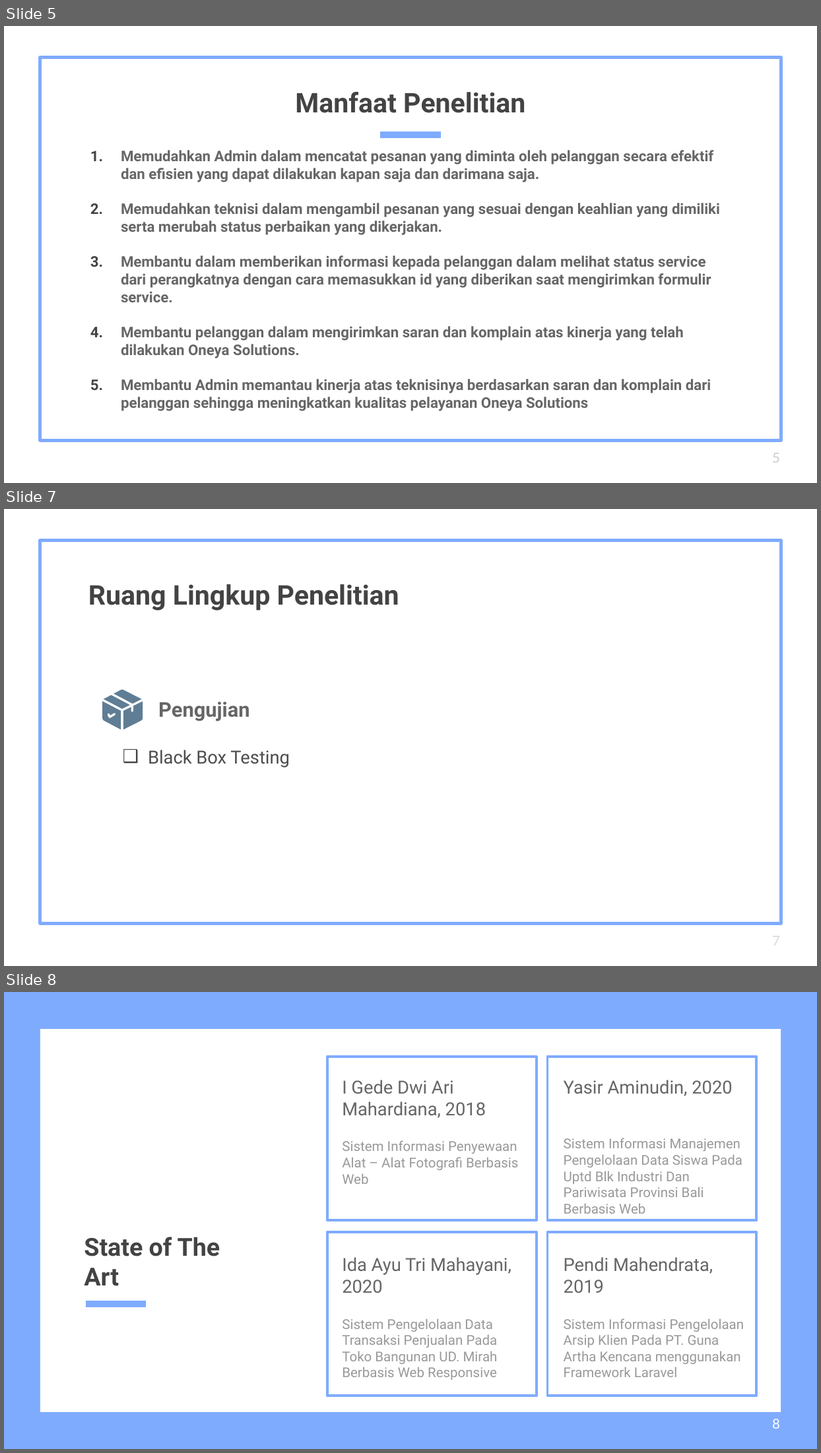
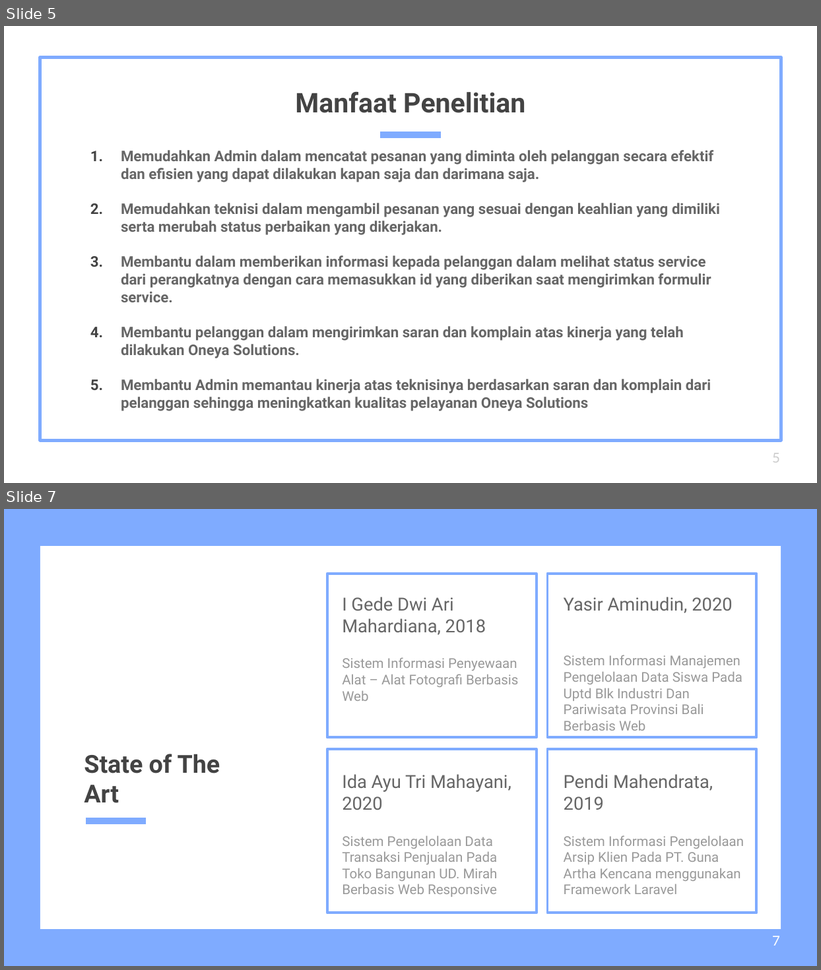
Before and after one commit to Naveigell/ta-1, a slide deck: Ujian Proposal.pptx. Shown one above the other, each under a label of ours: slides 5, 7 and 8 before the commit, slides 5 and 7 after it; the slides between them are not shown. The pictures are 821x1453 and 821x970 pixels, drawn with LibreOffice and Linux fonts; fonts in the diff are those of the drawing. Boxes give left, top, right and bottom in pixels: in the first picture for what was removed or moved away, otherwise in the second. Text is boxed around its words. In the diff, an @@ line names an element or a change of style, - is before the commit and + after.

```diff
--- a/Ujian Proposal.pptx
+++ b/Ujian Proposal.pptx
@@ slide 7 removed at [4, 509, 817, 966], background #FFFFFF; not listed: 1 template element that a slide beside it also shows @@
@@ title removed at [88, 584, 399, 611] @@
-Ruang Lingkup Penelitian
@@ group removed at [102, 690, 143, 730]: 4 freeform shapes @@
@@ title removed at [158, 702, 250, 722] @@
-Pengujian
@@ subtitle removed at [148, 750, 290, 768] @@
-❑ Black Box Testing
@@ page number removed at [772, 933, 780, 950] @@
-7
@@ what was slide 8 is now slide 7 @@
@@ page number at [772, 936, 780, 946]: text changed @@
-8
+7
```
Also in this commit, not shown: 4 slides changed.
